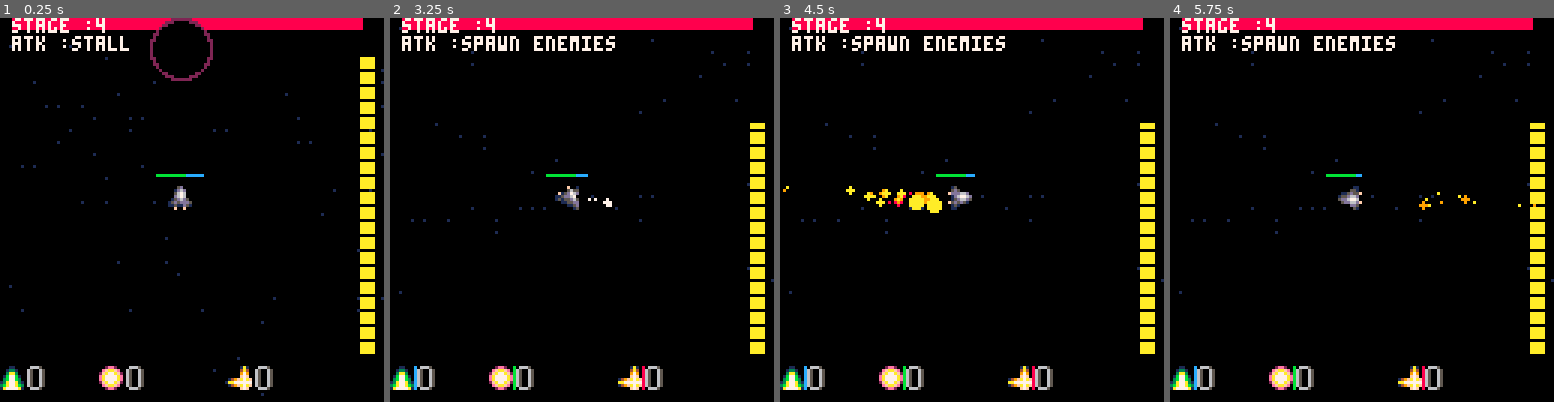
Above: before the commit, frames 1-4 (left to right).
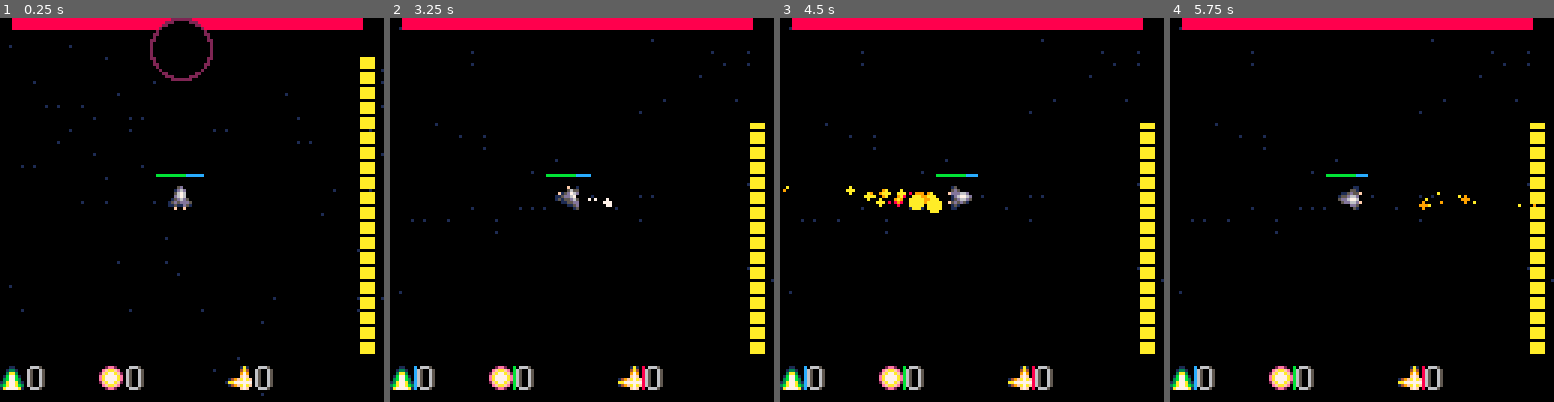
Above: after the commit, the same moments.

Repository: glassoup/pico8playground
Game: PICO-8 cartridge zs.p8
Same seed, same stepped clock (60 frames per second), same inputs: the game is played once before the commit and once after it.
Inputs:
- Up to frame 1 (0.25 s): no input
- Up to frame 2 (3.25 s): tap X (X key) at 0.33, 1.07, 1.85, 2.97 s; tap O (Z key) at 0.7, 1.7, 2.1, 2.5, 2.9 s; hold Right 1.6-2.1 s; hold Up 2.15-2.42 s; hold Right 2.47-3.03 s; hold Left from 3.08 s (still down)
- Up to frame 3 (4.5 s): tap O (Z key) at 3.3, 3.7, 4.1 s; release Left at 3.58 s; hold Down 3.63-3.97 s; hold Right from 4.02 s (still down); tap X (X key) at 4.08 s
- Up to frame 4 (5.75 s): tap O (Z key) every 0.4 s from 4.5 to 5.7 s; release Right at 4.68 s; hold Up 4.73-5.03 s; hold Left 5.08-5.68 s; tap X (X key) at 5.2 s; hold Down from 5.73 s (still down)

The runs differ from the first frame. In frame 1, 0.8% of the frame differs, in the area x 3-34%, y 0-9%; in frame 2, 1.3%; in frame 3, 1.3%; in frame 4, 1.3%, in the area x 3-59%, y 0-42%.

Commit message:
balance very slightly

Diff:
--- a/zs.p8
+++ b/zs.p8
@@ -61,12 +61,13 @@
 	special_3=0
 	special_1_max=3
 	special_2_max=2
-	special_3_max=2
+	special_3_max=1
 	special_hold_dur=0
 	special_1s={}
 	special_2s={}
 	special_3s={}
 
+ lazer_cd=0
  boss_stall={
   atk="stall",
   dur=180,
@@ -104,15 +105,16 @@
   hit=
 	  function (self)
 	   local d = self.dur
+	  	lazer_cd=max(lazer_cd-1,0)
 	   if d<180 then
 	    local a1,b1=sin(d/180)-sin(d/180+0.5),-cos(d/180)+cos(d/180+0.5)
 	    local a2,b2=sin(d/180+0.25)-sin(d/180+0.75),-cos(d/180+0.25)+cos(d/180+0.75)
 
-	    if (abs(a1*player.x+b1*player.y)/sqrt(a1^2+b1^2) <= 6
-	    or abs(a2*player.x+b2*player.y)/sqrt(a2^2+b2^2) <= 6)
-	    and boost_invul_cur<=0 then
-						player_damage(10)
-						boost_invul_cur+=10
+	    if (abs(a1*player.x+b1*player.y)/sqrt(a1^2+b1^2) <= 5
+	    or abs(a2*player.x+b2*player.y)/sqrt(a2^2+b2^2) <= 5)
+					and lazer_cd<=0 then
+						player_damage(15)
+						lazer_cd=10
 	    end
 	   end
 	  end
@@ -141,8 +143,8 @@
 	  end
   },
   {atk="sector",
-  dur=180,
-  dur_max=180,
+  dur=80,
+  dur_max=80,
   sectors={},
   init=function (self)
    self.sectors={}
@@ -153,22 +155,22 @@
   end,
   draw=
 	  function (self)
-	   if self.dur<20 then
+	   if self.dur<10 then
 	    for sec in all(self.sectors) do
 		    i=sec
 		    while i<sec+0.125 do
-		     local c = 8
-		     if (i*10000%5<1) c=7
-			    line(sin(i)*181,-cos(i)*181,0,0,c)
+			    line(sin(i)*181,-cos(i)*181,0,0,7)
 		     i+=0.005
 		    end
 	    end
 	   else
 	    fillp(▒)
+	    local c=8
+	    if (self.dur<30) c=9
 	    for sec in all(self.sectors) do
 		    i=sec
 		    while i<sec+0.125 do
-			    line(sin(i)*181,-cos(i)*181,0,0,8)
+			    line(sin(i)*181,-cos(i)*181,0,0,c)
 		     i+=0.01
 		    end
 	    end
@@ -177,7 +179,7 @@
 	  end,
 	  hit=
 	  function (self)
-	   if self.dur==15 then
+	   if self.dur==5 then
 					for sec in all(self.sectors) do
 					 local sec_end={
 					  x=sin(sec),
@@ -187,10 +189,8 @@
 					  x=sin(sec+0.125),
 					  y=-cos(sec+0.125)
 					 }
-						if (not isclockwise(sec_start,player)) and isclockwise(sec_end,player)
-						and boost_invul_cur<=0 then
-							player_damage(30)
-							boost_invul_cur+=5
+						if (not isclockwise(sec_start,player)) and isclockwise(sec_end,player) then
+							player_damage(25)
 							return
 					 end
 					end
@@ -206,7 +206,8 @@
   t="boss",
   health=2500,
   health_max=2500,
-  stage=5,
+  stage=3,
+  stage_max=3,
   attack={}
  }
  enemies={
@@ -380,7 +381,7 @@
    special_hold_dur+=0.25
    if special_hold_dur<41 then
    	sfx(8,2,special_hold_dur,1)
-   elseif special_hold_dur<51 then
+   elseif special_hold_dur<61 then
    	sfx(11,2,1,1)
    else
    	sfx(8,2,1,2)
@@ -396,11 +397,11 @@
 	   else
 	    sfx(11,2,3,0)
 	   end
-	  elseif special_hold_dur<51 then
+	  elseif special_hold_dur<61 then
 	   if special_2 > 0 then
 	    special_2-=1
 	    special_2_create()
-	    sfx(12,3,0,14)
+	    -- sfx(12,3,0,14)
 	   else
 	    sfx(11,2,2,0)
 	   end
@@ -481,7 +482,7 @@
 	end
  projectile_update(player_bullets, 1, 5.5, 5, 0, 2, 0.4)
  projectile_update(special_1s,     4, 1.5, 5, 9, 5, 0.4)
- projectile_update(special_3s,    42,   0, 5, 9, 85, 2)
+ projectile_update(special_3s,    42,   0, 5, 9,85, 2)
 
 
  --misc
@@ -495,7 +496,7 @@
 
  -- arena damage
  if not isinrange(player, 181) then
-  if boost_invul_cur <= 0 and arena_cd <=0 then
+  if arena_cd <=0 then
 	  player_damage(3)
 	  arena_cd=25
 	  sfx(7,1)
@@ -503,24 +504,24 @@
  end
  arena_cd=max(arena_cd-1,0)
 
- --shield
+ -- shield
  if shield_nocharge <=0 then
   if shield_fullcharge then
    shield_fullcharge=false
    shield=shield_max
   else
-   shield=min(shield+0.5,shield_max)
+   shield=min(shield+0.4,shield_max)
   end
  end
  shield_nocharge=max(shield_nocharge-1,0)
  shield_penalty=max(shield_penalty-0.001,shield_penalty_min)
 
 
- _debugger_print("stage :"..boss.stage)
-
-for atk in all(boss.attack) do
- _debugger_print("atk :"..atk.atk)
-end
+-- _debugger_print("stage :"..boss.stage)
+--
+--for atk in all(boss.attack) do
+-- _debugger_print("atk :"..atk.atk)
+--end
 -- _debugger_print("ba:"..boss_attack[1].dur)
 -- _debugger_print("in arena:"..tostr(isinrange(player, 181)))
 -- _debugger_print("x:"..player.x)
@@ -554,7 +555,7 @@
 end
 function player_lock()
  local range=80
- local spread=0.12
+ local spread=0.125
  local sec_end={
   x=sin(player.rot-spread)*range,
   y=-cos(player.rot-spread)*range
@@ -600,7 +601,7 @@
  add(special_2s,{
 	 x=player.x,
 	 y=player.y,
-	 dur=600,
+	 dur=900,
  })
 end
 
@@ -617,30 +618,33 @@
 end
 
 function player_damage(d)
- sfx(14)
- if shield>=d then
-  shield-=d
- else
-  d-=ceil(shield)
-  shield=0
-  health-=d
-  if health <=0 then
---   local x,y = player.x,player.y
---	  particle_create(x,y,6,9,19)
---	  particle_create(x,y,4,9,19)
---	  particle_create(x,y,9,9,19)
---	  particle_create(x,y,0,9,4)
-   sfx(6)
-   _init()
-  end
- end
- if not shield_fullcharge then
-	 if shield <= 0 then
-	  shield_nocharge=shield_nocharge_amt*shield_penalty
-	  shield_penalty=min(shield_penalty+1,shield_penalty_max)
-	  shield_fullcharge=true
+ if boost_invul_cur <= 0 then
+
+ 	sfx(14,3)
+	 if shield>=d then
+	  shield-=d
 	 else
-	  shield_nocharge=shield_nocharge_amt
+	  d-=ceil(shield)
+	  shield=0
+	  health-=d
+	  if health <=0 then
+	--   local x,y = player.x,player.y
+	--	  particle_create(x,y,6,9,19)
+	--	  particle_create(x,y,4,9,19)
+	--	  particle_create(x,y,9,9,19)
+	--	  particle_create(x,y,0,9,4)
+	   sfx(6)
+	   _init()
+	  end
+	 end
+	 if not shield_fullcharge then
+		 if shield <= 0 then
+		  shield_nocharge=shield_nocharge_amt*shield_penalty
+		  shield_penalty=min(shield_penalty+1,shield_penalty_max)
+		  shield_fullcharge=true
+		 else
+		  shield_nocharge=shield_nocharge_amt
+		 end
 	 end
  end
 end
@@ -687,12 +691,12 @@
   return {c,q}
  end
  special_1_charge,special_1=unpack(add_each(a,special_1_charge,special_1_charge_max,special_1,special_1_max))
- special_2_charge,special_2=unpack(add_each(a,special_2_charge,special_2_charge_max,special_2,special_2_max))
- special_3_charge,special_3=unpack(add_each(a,special_3_charge,special_3_charge_max,special_3,special_3_max))
+ special_2_charge,special_2=unpack(add_each(a/2,special_2_charge,special_2_charge_max,special_2,special_2_max))
+ special_3_charge,special_3=unpack(add_each(a/2,special_3_charge,special_3_charge_max,special_3,special_3_max))
 end
 
 function enemy_update()
- if 5/boss.health_max*boss.health < boss.stage then
+ if boss.stage_max/boss.health_max*boss.health < boss.stage then
   add(boss.attack,boss_stall)
   boss.stage-=1
  end
@@ -716,13 +720,13 @@
  	 e.dy*=0.975
  	 local rx,ry=e.x-player.x,e.y-player.y
  	 local angle=atan2(rx,ry)
- 	 e.dx+=-cos(angle)*(0.1-e.r*0.01)
- 	 e.dy+=-sin(angle)*(0.1-e.r*0.01)
+ 	 e.dx+=-cos(angle)*(0.12-e.r*0.01)
+ 	 e.dy+=-sin(angle)*(0.12-e.r*0.01)
    e.x+=e.dx
    e.y+=e.dy
-   if isinrange({x=rx,y=ry},e.r+3) then
+   if isinrange({x=rx,y=ry},e.r+2) and boost_invul_cur <=0 then
 	   del(enemies, e)
-	   player_damage(e.r*3)
+	   player_damage(e.r*2.5)
 	  end
   end
  end
@@ -800,7 +804,7 @@
  -- charging
  if special_hold_dur < 41 then
   spr(min(special_hold_dur+63,84),player.x+sin(player.rot)*9-4, player.y-4-cos(player.rot)*9,1,1)
- elseif special_hold_dur < 51 then
+ elseif special_hold_dur < 61 then
   spr(128,player.x-16, player.y-16,4,4)
  end
 end
Not shown, changed: the thumbnail (__label__) section of zs.p8
Not shown, changed: index.html
Not shown, changed: index.js
